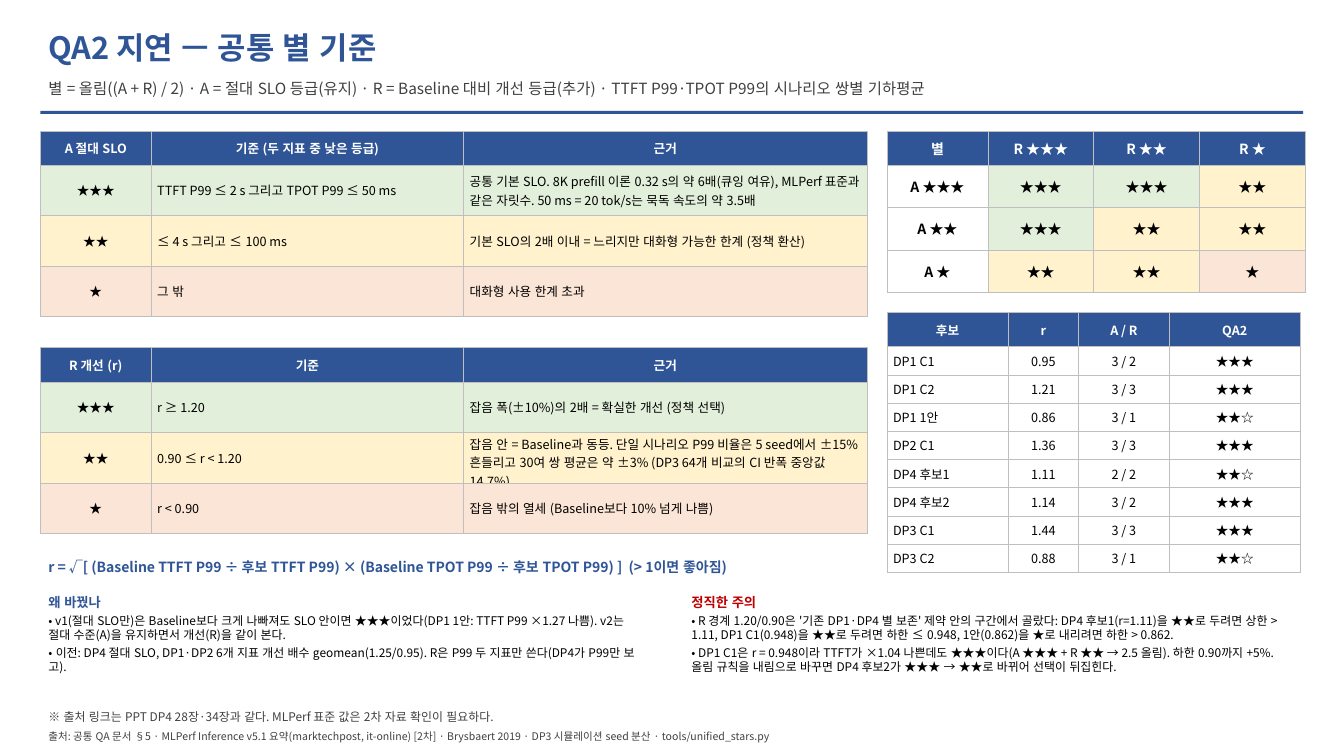
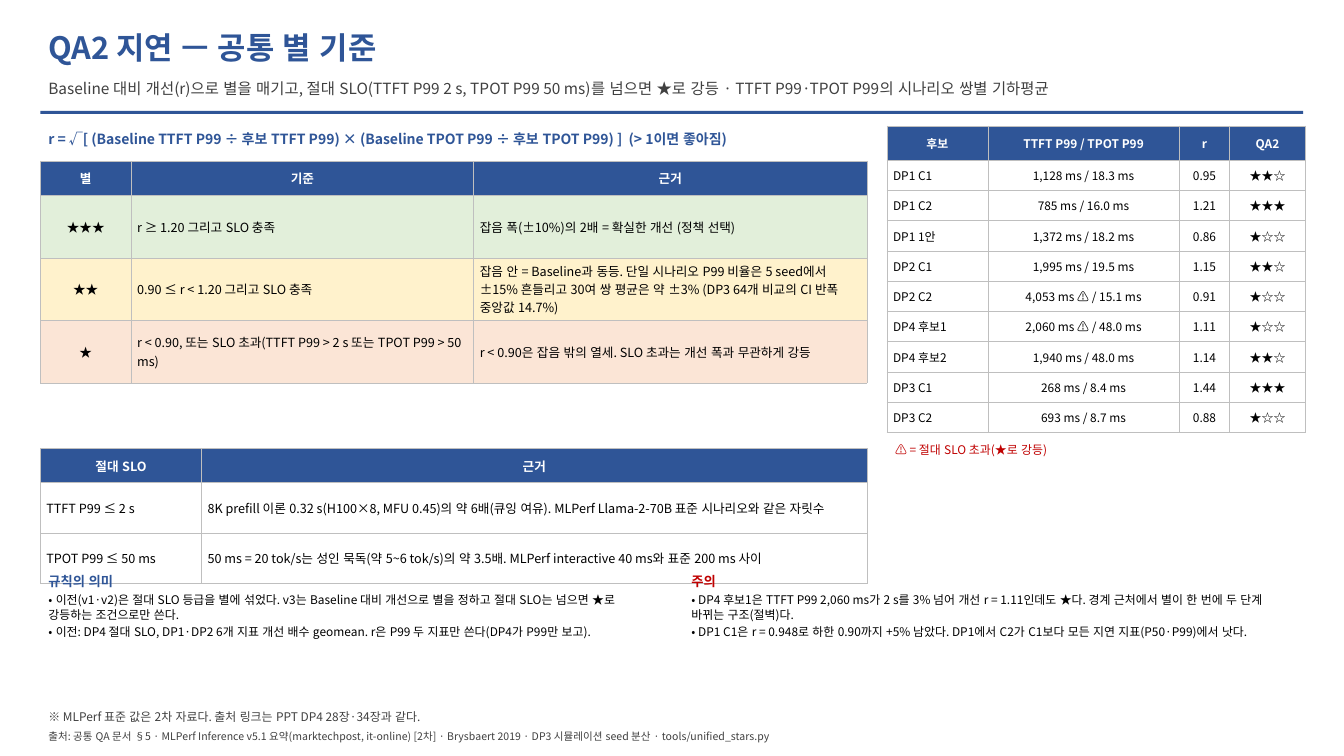
Before and after one commit to mkim0628/vllm, a slide deck: slide 14 of doc-mk/DP-overview-qa-unified.pptx. Drawn at 1344x756 pixels with LibreOffice and Linux fonts; fonts in the diff are those of the drawing. Boxes give left, top, right and bottom in pixels: in the first picture for what was removed or moved away, otherwise in the second. Text is boxed around its words. In the diff, an @@ line names an element or a change of style, - is before the commit and + after.

```diff
--- a/doc-mk/DP-overview-qa-unified.pptx
+++ b/doc-mk/DP-overview-qa-unified.pptx
@@ text at bbox=[48, 81, 1049, 97]: text changed @@
-별 = 올림((A + R) / 2) · A = 절대 SLO 등급(유지) · R = Baseline 대비 개선 등급(추가) · TTFT P99·TPOT P99의 시나리오 쌍별 기하평균
+Baseline 대비 개선(r)으로 별을 매기고, 절대 SLO(TTFT P99 2 s, TPOT P99 50 ms)를 넘으면 ★로 강등 · TTFT P99·TPOT P99의 시나리오 쌍별 기하평균
@@ text "r = √[ (Baseline TTFT ...": place and size @@
-text "r = √[ (Baseline TTFT ..." at bbox=[48, 560, 727, 575]
+text "r = √[ (Baseline TTFT ..." at bbox=[48, 132, 727, 147]
@@ table removed at bbox=[40, 131, 867, 317], 4 rows, 3 columns @@
-A 절대 SLO | 기준 (두 지표 중 낮은 등급) | 근거
-★★★ | TTFT P99 ≤ 2 s 그리고 TPOT P99 ≤ 50 ms | 공통 기본 SLO. 8K prefill 이론 0.32 s의 약 6배(큐잉 여유), MLPerf 표준과 같은 자릿수. 50 ms = 20 tok/s는 묵독 속도의 약 3.5배
-★★ | ≤ 4 s 그리고 ≤ 100 ms | 기본 SLO의 2배 이내 = 느리지만 대화형 가능한 한계 (정책 환산)
-★ | 그 밖 | 대화형 사용 한계 초과
@@ table at bbox=[887, 126, 1306, 433] @@
-row 1: 별 | R ★★★ | R ★★ | R ★
-row 2: A ★★★ | ★★★ | ★★★ | ★★
-row 3: A ★★ | ★★★ | ★★ | ★★
-row 4: A ★ | ★★ | ★★ | ★
+row 1: 후보 | TTFT P99 / TPOT P99 | r | QA2
+row 2: DP1 C1 | 1,128 ms / 18.3 ms | 0.95 | ★★☆
+row 3: DP1 C2 | 785 ms / 16.0 ms | 1.21 | ★★★
+row 4: DP1 1안 | 1,372 ms / 18.2 ms | 0.86 | ★☆☆
+row 5: DP2 C1 | 1,995 ms / 19.5 ms | 1.15 | ★★☆
+row 6: DP2 C2 | 4,053 ms ⚠ / 15.1 ms | 0.91 | ★☆☆
+row 7: DP4 후보1 | 2,060 ms ⚠ / 48.0 ms | 1.11 | ★☆☆
+row 8: DP4 후보2 | 1,940 ms / 48.0 ms | 1.14 | ★★☆
+row 9: DP3 C1 | 268 ms / 8.4 ms | 1.44 | ★★★
+row 10: DP3 C2 | 693 ms / 8.7 ms | 0.88 | ★☆☆
@@ table: place and size @@
-table at bbox=[887, 131, 1306, 292]
+table at bbox=[887, 126, 1306, 433]
@@ table at bbox=[40, 161, 867, 383] @@
-row 1, column 1: R 개선 (r)
+row 1, column 1: 별
-row 2, column 2: r ≥ 1.20
+row 2, column 2: r ≥ 1.20 그리고 SLO 충족
-row 3, column 2: 0.90 ≤ r < 1.20
+row 3, column 2: 0.90 ≤ r < 1.20 그리고 SLO 충족
-row 4, column 2: r < 0.90
+row 4, column 2: r < 0.90, 또는 SLO 초과(TTFT P99 > 2 s 또는 TPOT P99 > 50 ms)
-row 4, column 3: 잡음 밖의 열세 (Baseline보다 10% 넘게 나쁨)
+row 4, column 3: r < 0.90은 잡음 밖의 열세. SLO 초과는 개선 폭과 무관하게 강등
@@ table: place and size @@
-table at bbox=[40, 348, 867, 533]
+table at bbox=[40, 161, 867, 383]
@@ table removed at bbox=[887, 313, 1301, 573], 9 rows, 4 columns @@
-후보 | r | A / R | QA2
-DP1 C1 | 0.95 | 3 / 2 | ★★★
-DP1 C2 | 1.21 | 3 / 3 | ★★★
-DP1 1안 | 0.86 | 3 / 1 | ★★☆
-DP2 C1 | 1.36 | 3 / 3 | ★★★
-DP4 후보1 | 1.11 | 2 / 2 | ★★☆
-DP4 후보2 | 1.14 | 3 / 2 | ★★★
-DP3 C1 | 1.44 | 3 / 3 | ★★★
-DP3 C2 | 0.88 | 3 / 1 | ★★☆
@@ table added at bbox=[40, 449, 867, 584], 3 rows, 2 columns @@
+절대 SLO | 근거
+TTFT P99 ≤ 2 s | 8K prefill 이론 0.32 s(H100×8, MFU 0.45)의 약 6배(큐잉 여유). MLPerf Llama-2-70B 표준 시나리오와 같은 자릿수
+TPOT P99 ≤ 50 ms | 50 ms = 20 tok/s는 성인 묵독(약 5~6 tok/s)의 약 3.5배. MLPerf interactive 40 ms와 표준 200 ms 사이
@@ text added at bbox=[919, 444, 1047, 456], 8.5 pt, text #C00000 @@
+⚠ = 절대 SLO 초과(★로 강등)
@@ text at bbox=[48, 575, 615, 639]: text changed @@
-왜 바꿨나
-• v1(절대 SLO만)은 Baseline보다 크게 나빠져도 SLO 안이면 ★★★이었다(DP1 1안: TTFT P99 ×1.27 나쁨). v2는 절대 수준(A)을 유지하면서 개선(R)을 같이 본다.
-• 이전: DP4 절대 SLO, DP1·DP2 6개 지표 개선 배수 geomean(1.25/0.95). R은 P99 두 지표만 쓴다(DP4가 P99만 보고).
+규칙의 의미
+• 이전(v1·v2)은 절대 SLO 등급을 별에 섞었다. v3는 Baseline 대비 개선으로 별을 정하고 절대 SLO는 넘으면 ★로 강등하는 조건으로만 쓴다.
+• 이전: DP4 절대 SLO, DP1·DP2 6개 지표 개선 배수 geomean. r은 P99 두 지표만 쓴다(DP4가 P99만 보고).
@@ text at bbox=[691, 575, 1262, 638]: text changed @@
-정직한 주의
-• R 경계 1.20/0.90은 '기존 DP1·DP4 별 보존' 제약 안의 구간에서 골랐다: DP4 후보1(r=1.11)을 ★★로 두려면 상한 > 1.11, DP1 C1(0.948)을 ★★로 두려면 하한 ≤ 0.948, 1안(0.862)을 ★로 내리려면 하한 > 0.862.
-• DP1 C1은 r = 0.948이라 TTFT가 ×1.04 나쁜데도 ★★★이다(A ★★★ + R ★★ → 2.5 올림). 하한 0.90까지 +5%. 올림 규칙을 내림으로 바꾸면 DP4 후보2가 ★★★ → ★★로 바뀌어 선택이 뒤집힌다.
+주의
+• DP4 후보1은 TTFT P99 2,060 ms가 2 s를 3% 넘어 개선 r = 1.11인데도 ★다. 경계 근처에서 별이 한 번에 두 단계 바뀌는 구조(절벽)다.
+• DP1 C1은 r = 0.948로 하한 0.90까지 +5% 남았다. DP1에서 C2가 C1보다 모든 지연 지표(P50·P99)에서 낫다.
@@ text at bbox=[63, 711, 420, 722]: text changed @@
-※ 출처 링크는 PPT DP4 28장·34장과 같다. MLPerf 표준 값은 2차 자료 확인이 필요하다.
+※ MLPerf 표준 값은 2차 자료다. 출처 링크는 PPT DP4 28장·34장과 같다.
```
Also in this commit, not shown: 27 other slides changed, 1 slide added, 14 other files.
